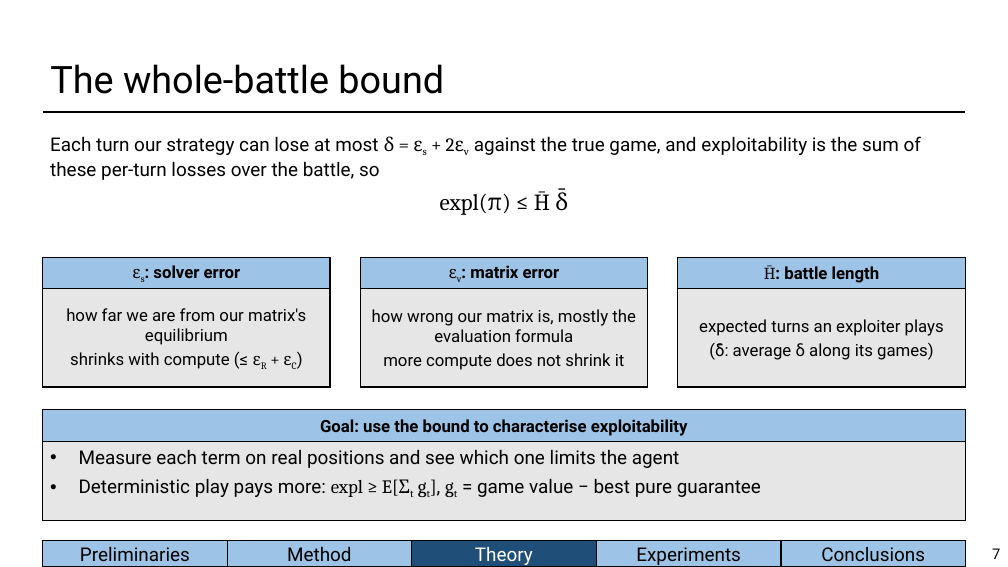
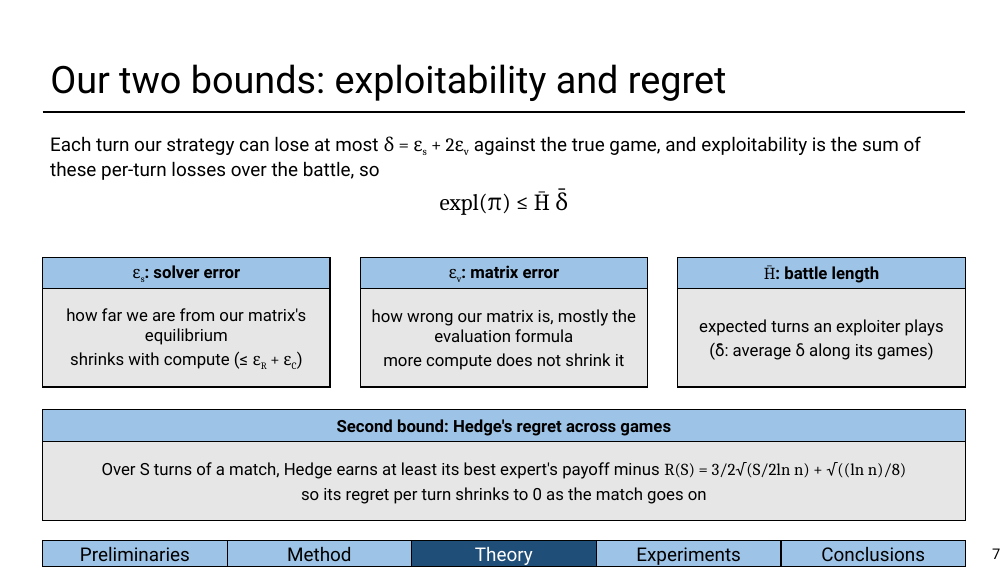
Before and after one commit to BioFanat/pokemon-equilibrium-engine, a slide deck: slide 7 of report/slides/deck.pptx. Drawn at 1008x567 pixels with LibreOffice and Linux fonts; fonts in the diff are those of the drawing. Boxes give left, top, right and bottom in pixels: in the first picture for what was removed or moved away, otherwise in the second. Text is boxed around its words. In the diff, an @@ line names an element or a change of style, - is before the commit and + after.

Commit message:
Deck: two bounds only (whole-battle exploitability and Hedge regret) on the theory and results slides

```diff
--- a/report/slides/deck.pptx
+++ b/report/slides/deck.pptx
@@ title at [50, 64, 727, 101]: text changed @@
-The whole-battle bound
+Our two bounds: exploitability and regret
@@ text in rectangle at [337, 419, 671, 436]: text changed @@
-Goal: use the bound to characterise exploitability
+Second bound: Hedge's regret across games
@@ rectangle "Over S turns of a ..." at [43, 442, 966, 521]: vertical alignment top to middle @@
@@ text in rectangle at [102, 462, 906, 504]: text changed; size 18 to 16 pt @@
-• Measure each term on real positions and see which one limits the agent
-• Deterministic play pays more: expl ≥ E[Σt gt], gt = game value − best pure guarantee
+Over S turns of a match, Hedge earns at least its best expert's payoff minus R(S) = 3/2√(S/2ln n) + √((ln n)/8)
+so its regret per turn shrinks to 0 as the match goes on
```
Also in this commit, not shown: 2 other slides changed, 4 other files.
